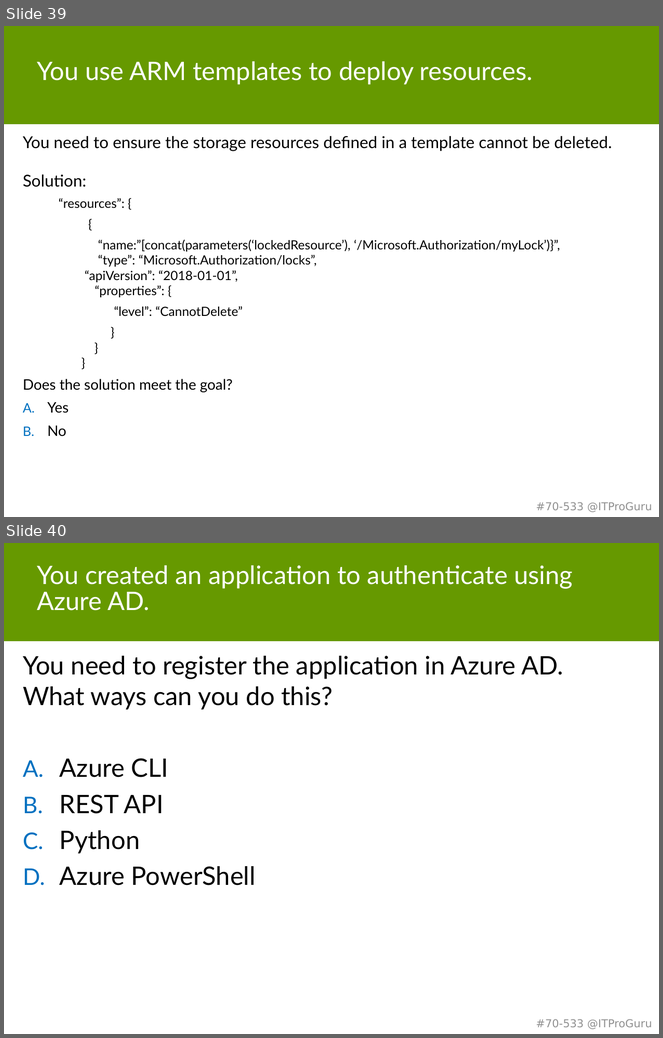
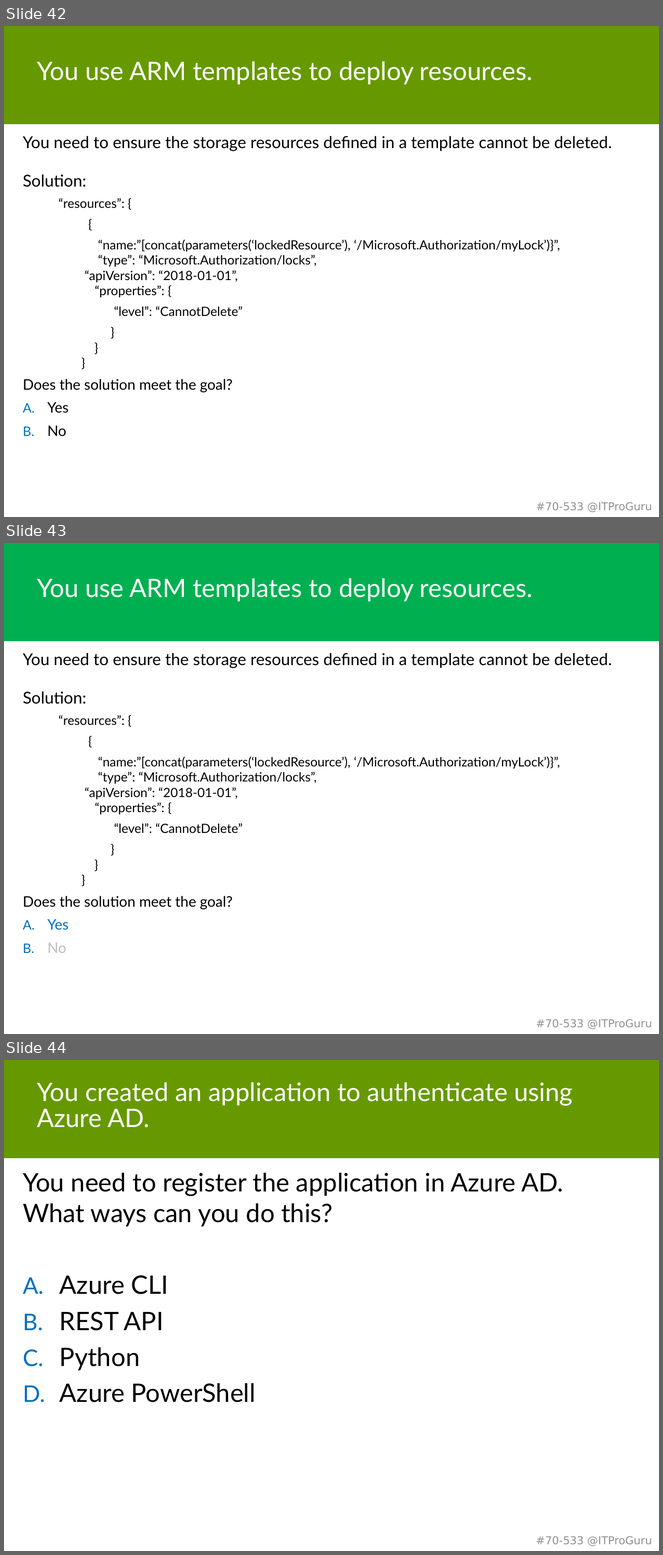
Before and after one commit to guruskill/70-533, a slide deck: 70-533-05-ARMTemplates.pptx. Shown one above the other, each under a label of ours: slides 39 and 40 before the commit, slides 42, 43 and 44 after it. The pictures are 663x1038 and 663x1555 pixels, drawn with LibreOffice and Linux fonts; fonts in the diff are those of the drawing. Boxes give left, top, right and bottom in pixels: in the first picture for what was removed or moved away, otherwise in the second. Text is boxed around its words. In the diff, an @@ line names an element or a change of style, - is before the commit and + after.

Commit message:
Arm Template Updates

```diff
--- a/70-533-05-ARMTemplates.pptx
+++ b/70-533-05-ARMTemplates.pptx
@@ slide 43 added at (4,543,659,1034), background #FFFFFF; not listed: 2 template elements that a slide beside it also shows @@
@@ rectangle added at (4,543,659,641), fill #00B050 @@
@@ title added at (37,578,533,602), 28 pt, text #FFFFFF @@
+You use ARM templates to deploy resources.
@@ text added at (23,653,612,953), 14 pt, text #000000 @@
+You need to ensure the storage resources defined in a template cannot be deleted.
+Solution:
+“resources”: {
+{
+“name:”[concat(parameters(‘lockedResource’), ‘/Microsoft.Authorization/myLock’)}”,
+“type”: “Microsoft.Authorization/locks”,
+“apiVersion”: “2018-01-01”,
+“properties”: {
+“level”: “CannotDelete”
+}
+}
+}
+Does the solution meet the goal?
+A. Yes
+B. No
@@ what was slide 39 is now slide 42 @@
@@ what was slide 40 is now slide 44 @@
```
Also in this commit, not shown: 10 slides changed, 4 other slides added, 2 slides removed.
